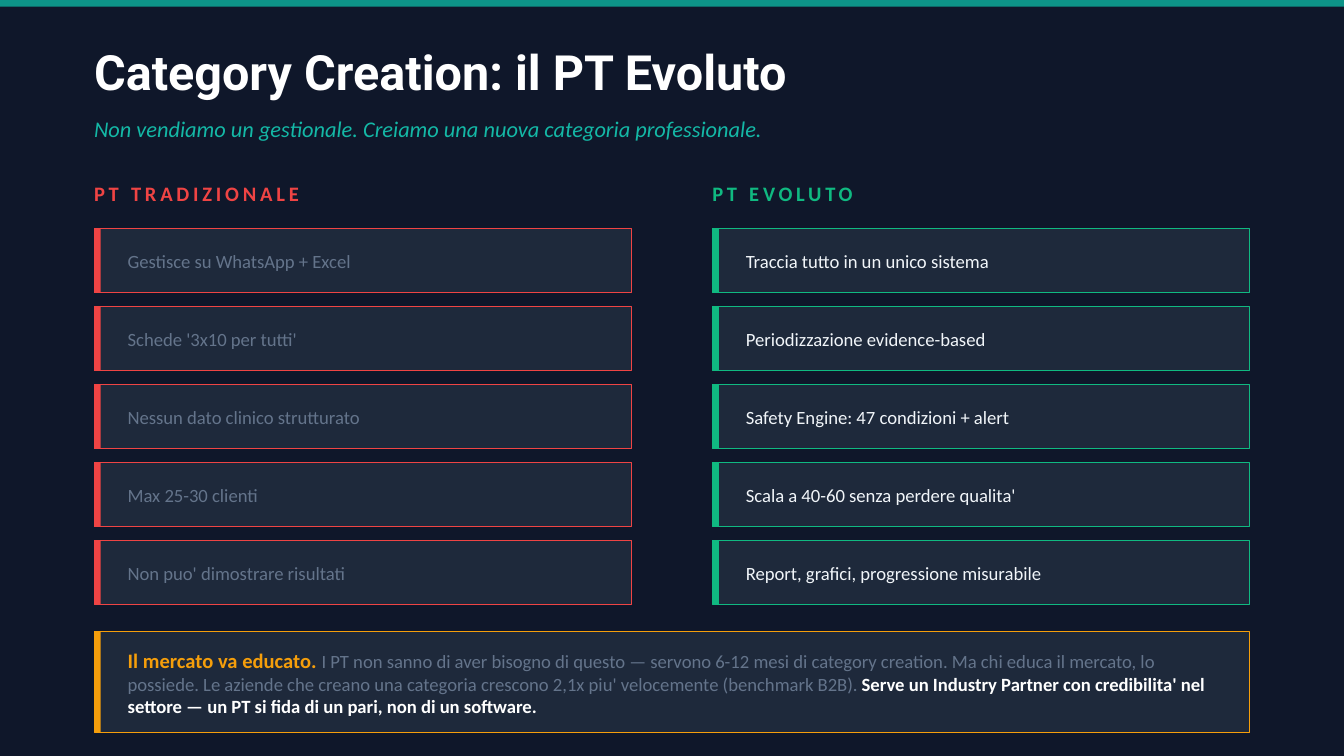
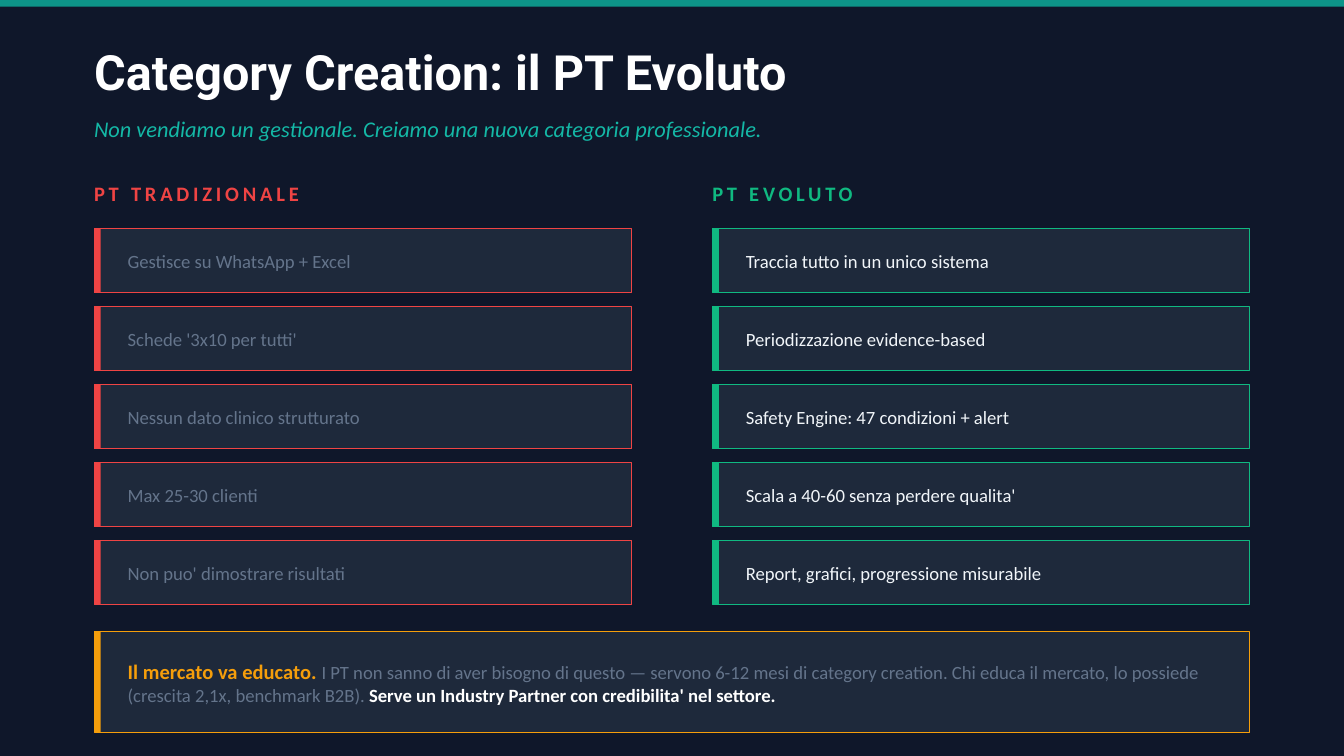
Before and after one commit to gverardo87-lab/FitManager_Studio-, a slide deck: slide 7 of docs/FitManager_PitchDeck.pptx. Drawn at 1344x756 pixels with LibreOffice and Linux fonts; fonts in the diff are those of the drawing. Boxes give left, top, right and bottom in pixels: in the first picture for what was removed or moved away, otherwise in the second. Text is boxed around its words. In the diff, an @@ line names an element or a change of style, - is before the commit and + after.

```diff
--- a/docs/FitManager_PitchDeck.pptx
+++ b/docs/FitManager_PitchDeck.pptx
@@ text at (128, 664, 1199, 705): text changed @@
-Il mercato va educato. I PT non sanno di aver bisogno di questo — servono 6-12 mesi di category creation. Ma chi educa il mercato, lo possiede. Le aziende che creano una categoria crescono 2,1x piu' velocemente (benchmark B2B). Serve un Industry Partner con credibilita' nel settore — un PT si fida di un pari, non di un software.
+Il mercato va educato. I PT non sanno di aver bisogno di questo — servono 6-12 mesi di category creation. Chi educa il mercato, lo possiede (crescita 2,1x, benchmark B2B). Serve un Industry Partner con credibilita' nel settore.
```
Also in this commit, not shown: 8 other slides changed, 1 other file.
